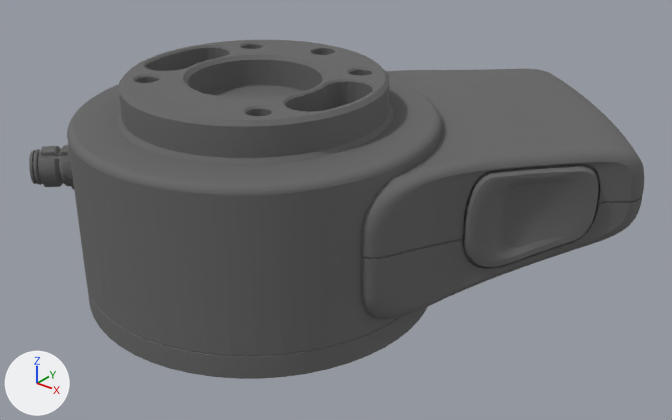
Before and after pictures for a commit that changed the COLLADA model src/robot_sim_description/models/panda_arm/meshes/visual/link7.dae.
Both versions are drawn from a 50 mm camera at (0.1464, -0.1527, 0.1736) aimed at (0.0152, 0.0113, 0.072). Lighting does not change. The marker at lower left points along +X, +Y and +Z. The older version comes first.

The first picture shows 'link7'.
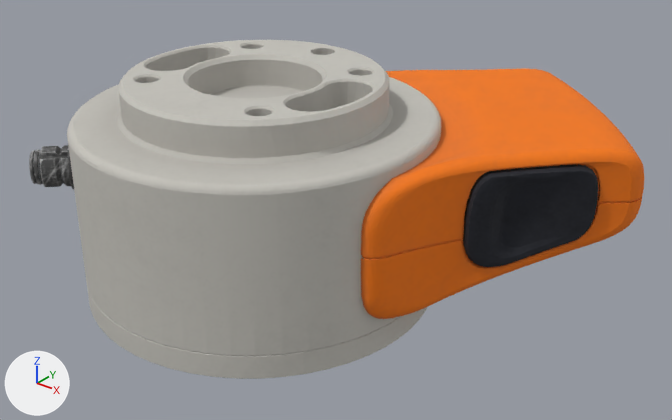
Where the change shows, as pixel boxes (x1, y1, x2, y2) in the pictures (672 x 420 px):
'link7', surface changed (lighter)
    both: (29, 40, 644, 379)

Edits to the bpy script that builds the scene:
```text
Add img_link7_link7_basecolor_png:
    img_link7_link7_basecolor_png = load_image('link7_link7_BaseColor.png', '../../materials/textures/link7_link7_BaseColor.png', 2048, 2048, 'sRGB')
Change mat_lambert1:
    remove mat_lambert1.base_color = (0.133, 0.133, 0.133)  # dark grey #666666
    add mat_lambert1.texture = img_link7_link7_basecolor_png
```
